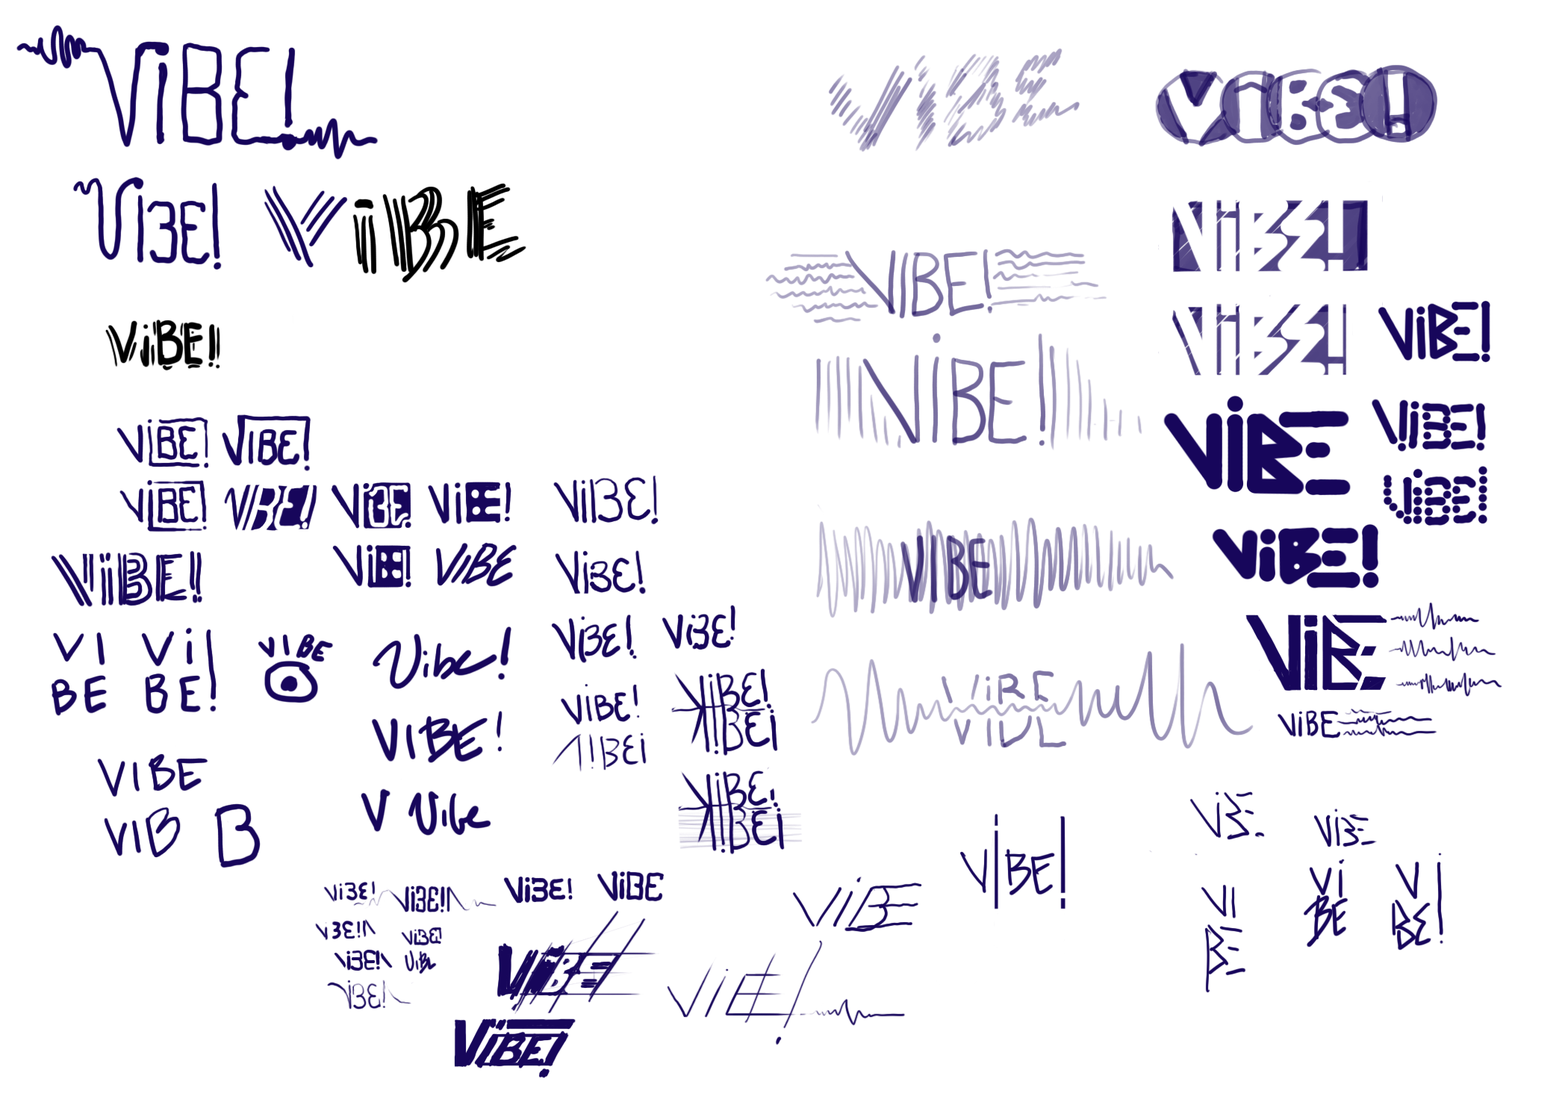
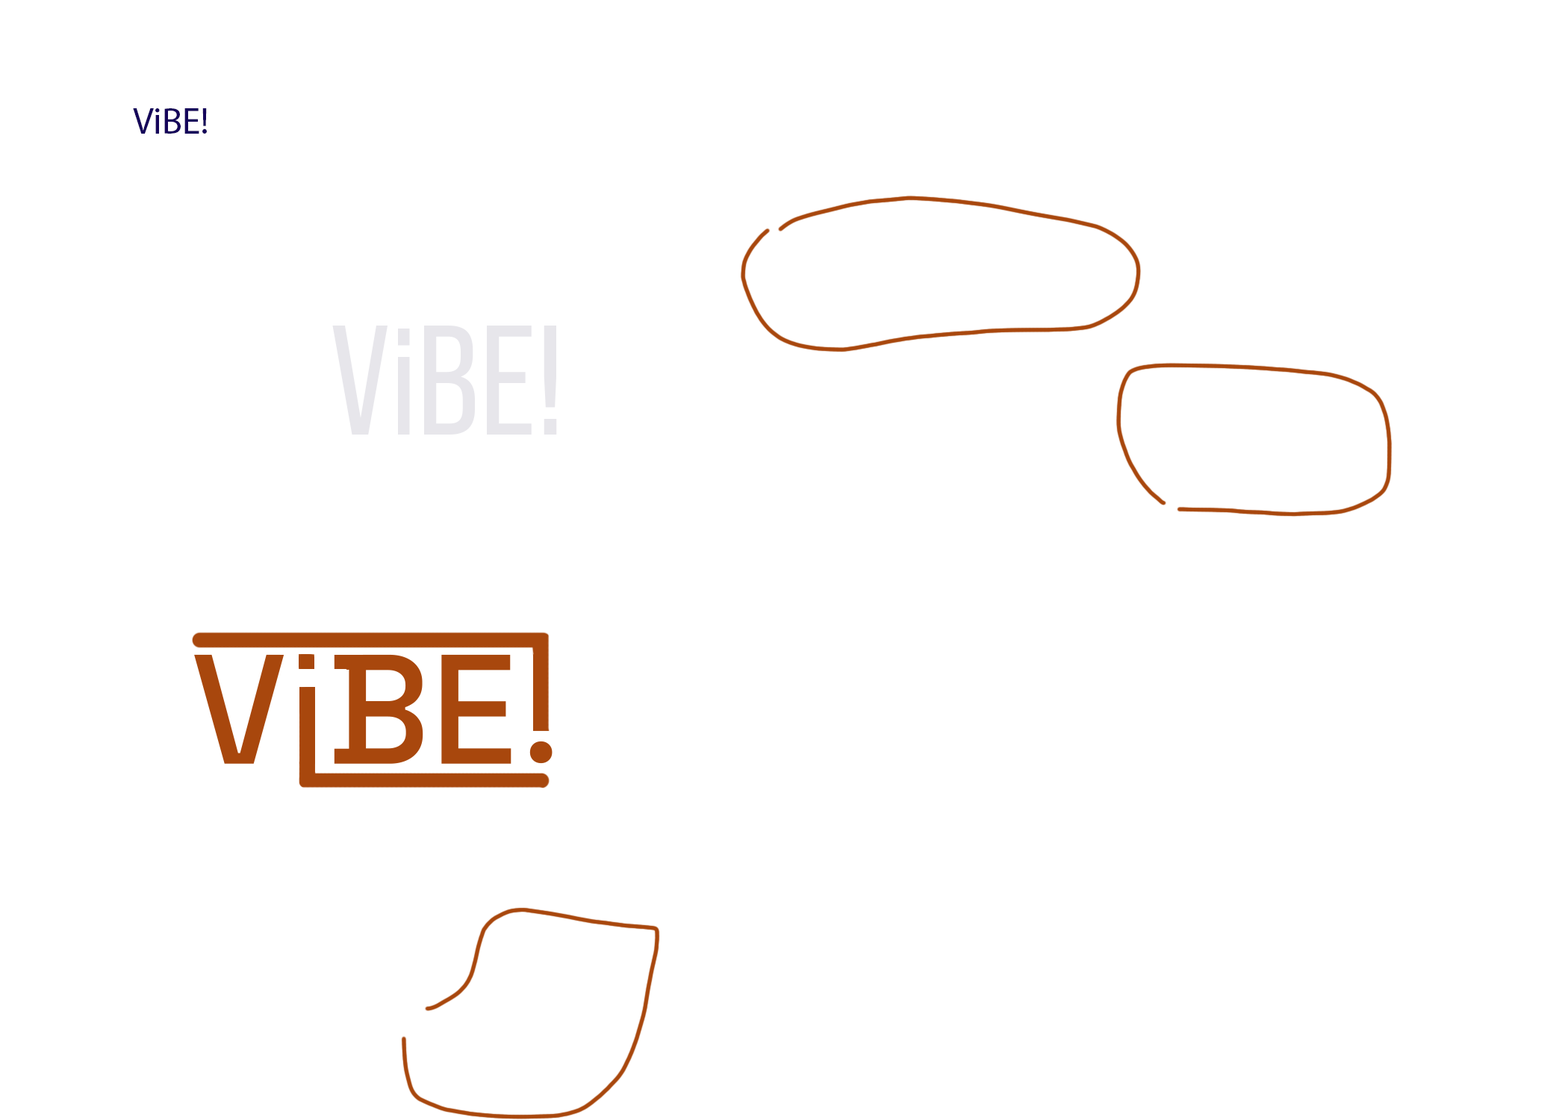
The second 1568×1120 image is a revision of the first. Changes to its layers:
hid "Layer 1 copy" over [1158, 301, 1384, 408]
hid "Layer 1" over [1158, 197, 1383, 273]
added layer "ViBE copy" above "ViBE" over [191, 631, 553, 789]
added layer "Layer 2" above "sketches" over [400, 194, 1393, 1120]
hid "sketches" over [15, 24, 1503, 1079]
showed "ViBE!" (1st of 3) over [332, 325, 558, 435]
showed "ViBE!" (2nd of 3) over [132, 108, 207, 134]